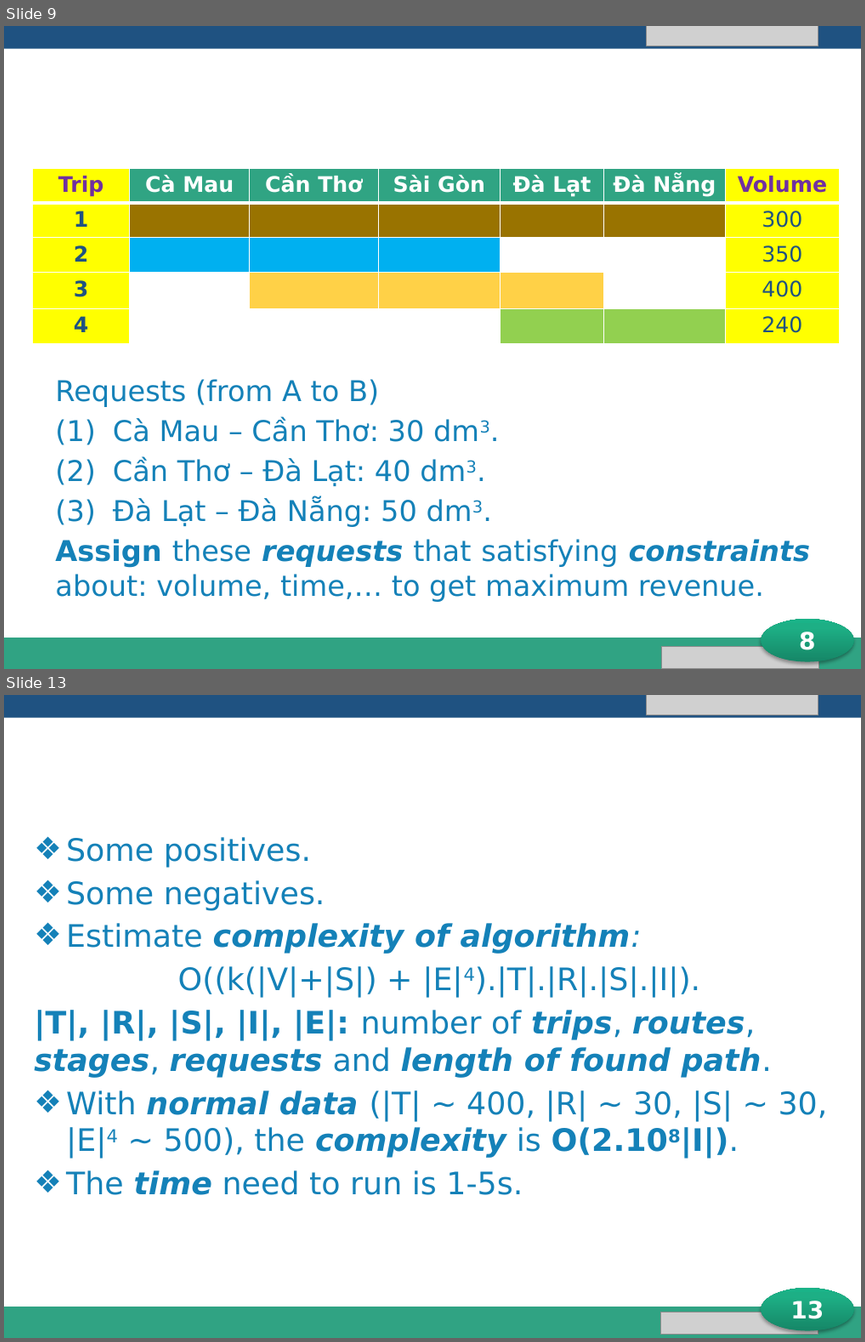
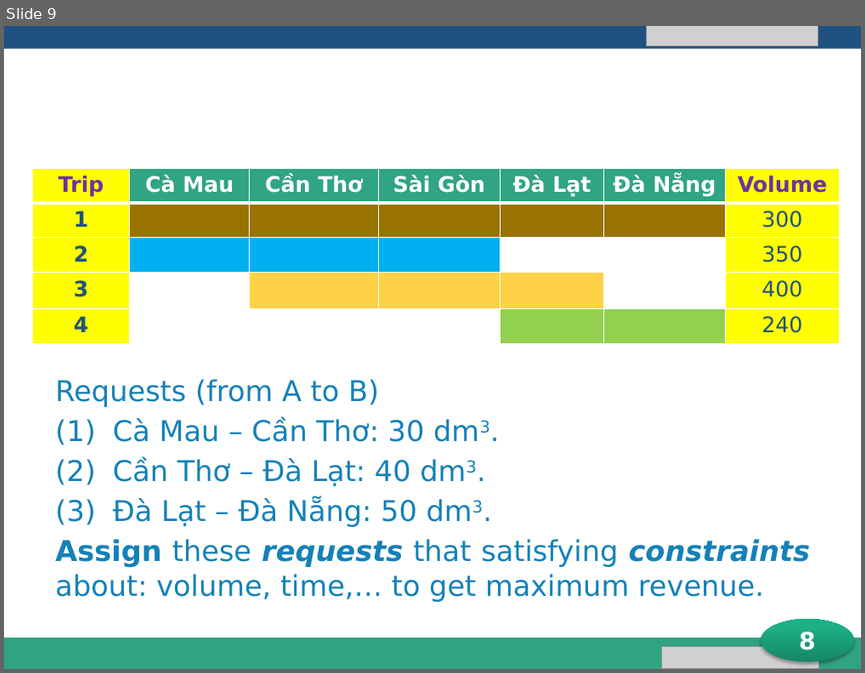
Before and after one commit to longdao2904/capstone-project-teamx, a slide deck: iDeliver presentation.pptx. Shown one above the other, each under a label of ours: slides 9 and 13 before the commit, slide 9 after it; the slides between them are not shown. The pictures are 865x1342 and 865x673 pixels, drawn with LibreOffice and Linux fonts; fonts in the diff are those of the drawing; grey boxes stand for pictures; background and template pictures are left out. Boxes give left, top, right and bottom in pixels: in the first picture for what was removed or moved away, otherwise in the second. Text is boxed around its words. In the diff, an @@ line names an element or a change of style, - is before the commit and + after.

```diff
--- a/iDeliver presentation.pptx
+++ b/iDeliver presentation.pptx
@@ slide 13 removed at bbox=[4, 695, 861, 1338], background #FFFFFF; not listed: 5 template elements that a slide beside it also shows @@
@@ picture removed at bbox=[647, 695, 818, 715] @@
@@ title removed at bbox=[46, 725, 818, 788] @@
-Self evaluation
@@ text removed at bbox=[34, 837, 828, 1195] @@
-❖ Some positives.
-❖ Some negatives.
-❖ Estimate complexity of algorithm:
-O((k(|V|+|S|) + |E|4).|T|.|R|.|S|.|I|).
-|T|, |R|, |S|, |I|, |E|: number of trips, routes, stages, requests and length of found path.
-❖ With normal data (|T| ~ 400, |R| ~ 30, |S| ~ 30, |E|4 ~ 500), the complexity is O(2.108|I|).
-❖ The time need to run is 1-5s.
@@ ellipse removed at bbox=[760, 1288, 853, 1331] @@
-13
@@ picture removed at bbox=[661, 1312, 818, 1334] @@
```
Also in this commit, not shown: 1 slide added, 4 other slides removed.
